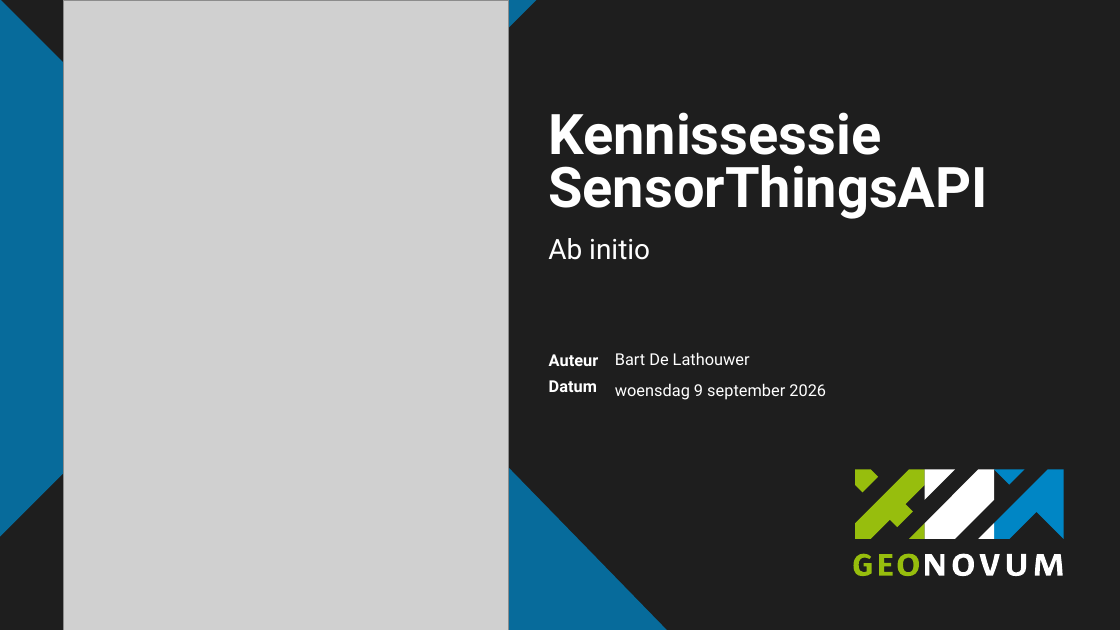
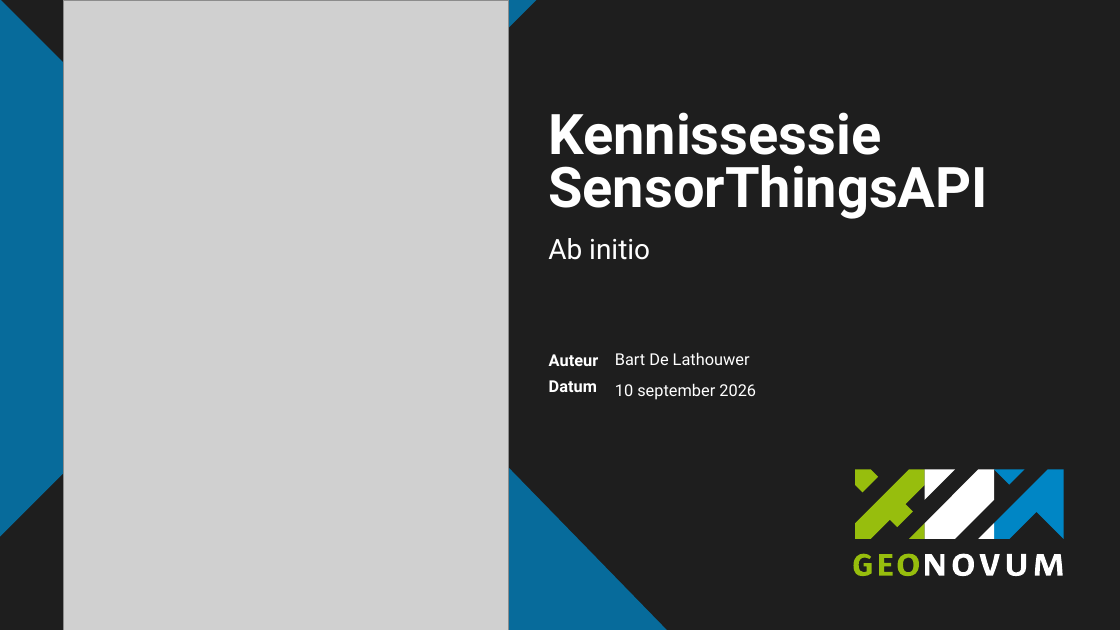
Before and after one commit to Geonovum/Workshop-OGC-Sensor-APIs-basis, a slide deck: slide 1 of Presentatie/SensorThingsAPI_AbInitio.pptx. Drawn at 1120x630 pixels with LibreOffice and Linux fonts; fonts in the diff are those of the drawing; grey boxes stand for pictures; background and template pictures are left out; a plain dark background stands for a picture behind light text. Boxes give left, top, right and bottom in pixels: in the first picture for what was removed or moved away, otherwise in the second. Text is boxed around its words. In the diff, an @@ line names an element or a change of style, - is before the commit and + after.

```diff
--- a/Presentatie/SensorThingsAPI_AbInitio.pptx
+++ b/Presentatie/SensorThingsAPI_AbInitio.pptx
@@ text at box(615, 383, 756, 400): text changed @@
-woensdag 9 september 2026
+10 september 2026
```
Also in this commit, not shown: 1 slide added.
